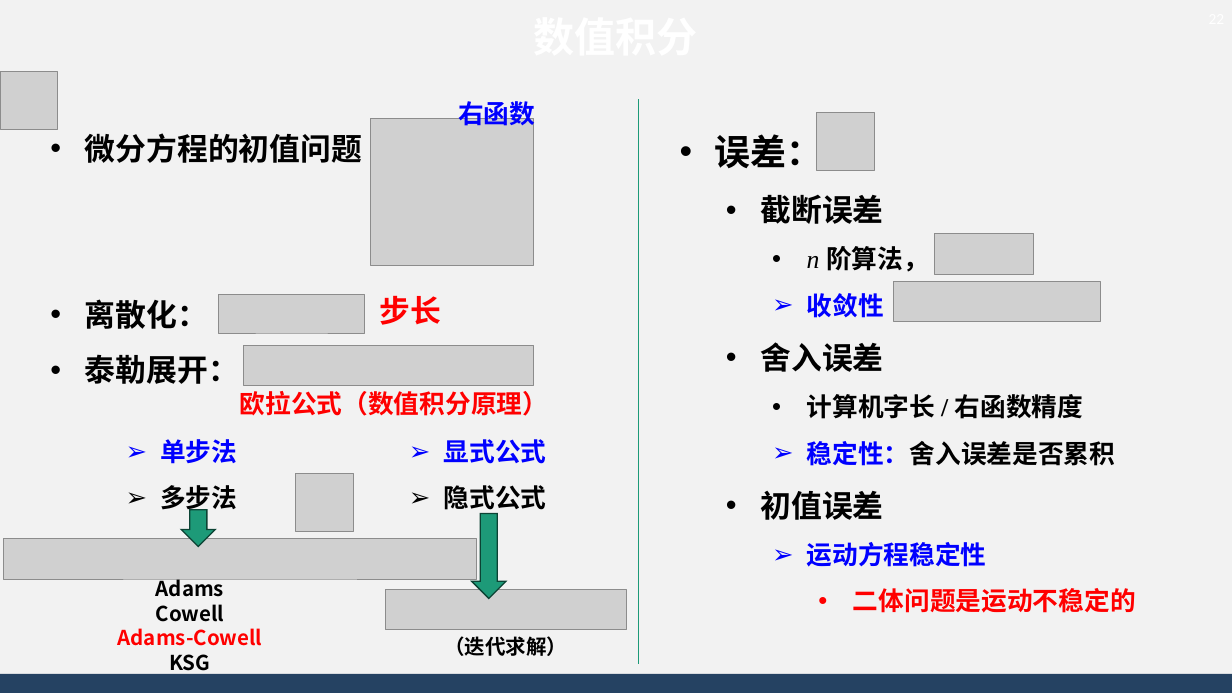
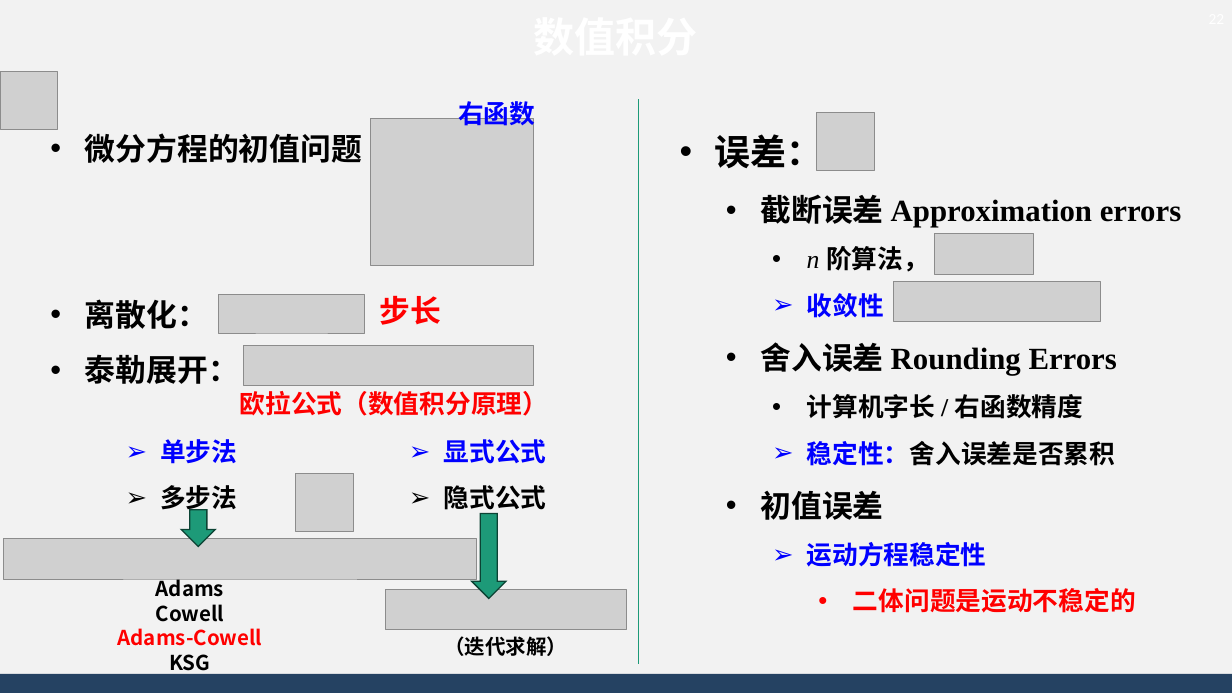
Before and after one commit to AsBackup/DAOSSA, a slide deck: slide 22 of 05-06 人造天体运动方程与二体问题积分.pptx. Drawn at 1232x693 pixels with LibreOffice and Linux fonts; fonts in the diff are those of the drawing; grey boxes stand for pictures; background and template pictures are left out. Boxes give left, top, right and bottom in pixels: in the first picture for what was removed or moved away, otherwise in the second. Text is boxed around its words. In the diff, an @@ line names an element or a change of style, - is before the commit and + after.

```diff
--- a/05-06 人造天体运动方程与二体问题积分.pptx
+++ b/05-06 人造天体运动方程与二体问题积分.pptx
@@ text at (761, 195, 1181, 227): text changed @@
-  • 截断误差
+  • 截断误差 Approximation errors
@@ text at (761, 342, 1117, 375): text changed @@
-  • 舍入误差
+  • 舍入误差 Rounding Errors
```
Also in this commit, not shown: 1 other slide changed.
